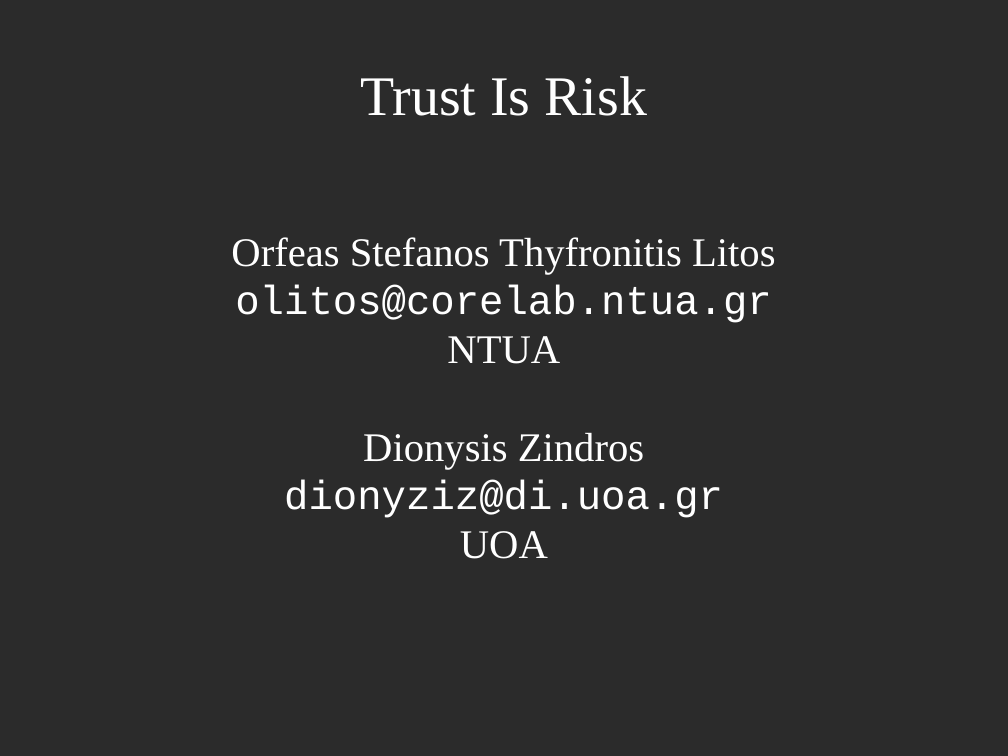
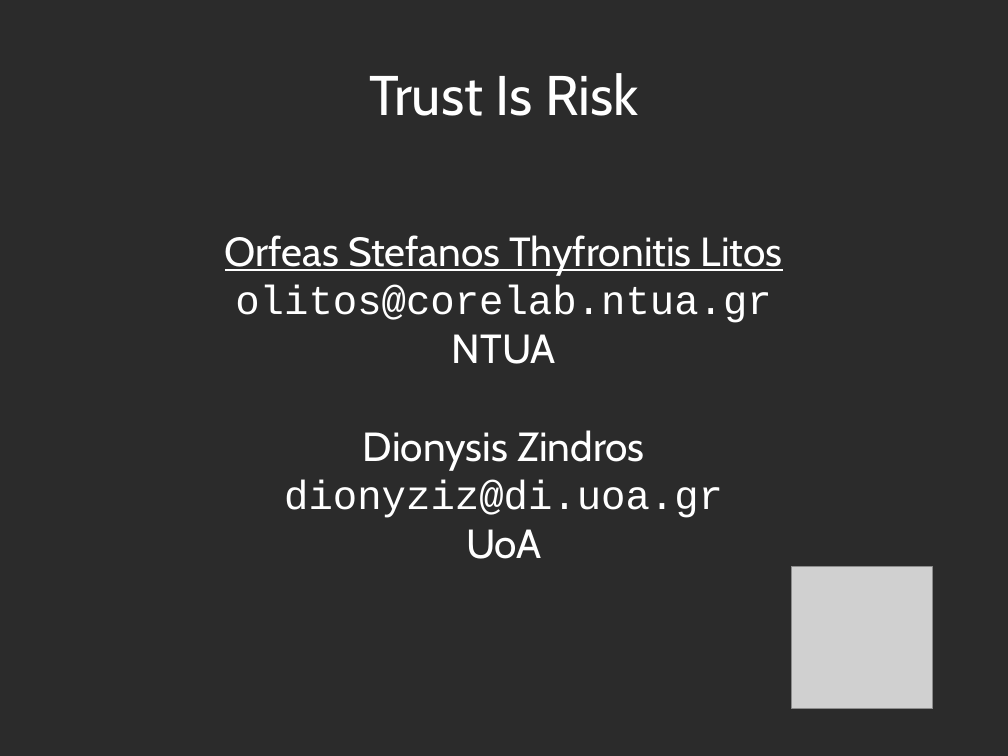
Before and after one commit to decrypto-org/TrustIsRisk, a slide deck: slide 1 of presentations/AtheCrypt10-1-2017/AtheCrypt10-1-2017.odp. Drawn at 1008x756 pixels with LibreOffice and Linux fonts; fonts in the diff are those of the drawing; grey boxes stand for pictures; background and template pictures are left out; a plain dark background stands for a picture behind light text. Boxes give left, top, right and bottom in pixels: in the first picture for what was removed or moved away, otherwise in the second. Text is boxed around its words. In the diff, an @@ line names an element or a change of style, - is before the commit and + after.

```diff
--- a/presentations/AtheCrypt10-1-2017/AtheCrypt10-1-2017.odp
+++ b/presentations/AtheCrypt10-1-2017/AtheCrypt10-1-2017.odp
@@ title "Trust Is Risk" at [369, 73, 638, 116]: font Times New Roman to Cabin @@
@@ subtitle at [225, 235, 783, 470]: font Times New Roman to Cabin in "Orfeas Stefanos Thyfronitis Litos", "NTUA", "Dionysis Zindros"; underline on in "Orfeas Stefanos Thyfronitis Litos" @@
@@ subtitle at [466, 529, 542, 559]: text changed; font Times New Roman to Cabin @@
-UOA
+UoA
@@ picture added at [792, 567, 933, 709] @@
```
Also in this commit, not shown: 19 other slides changed, 1 other file.
